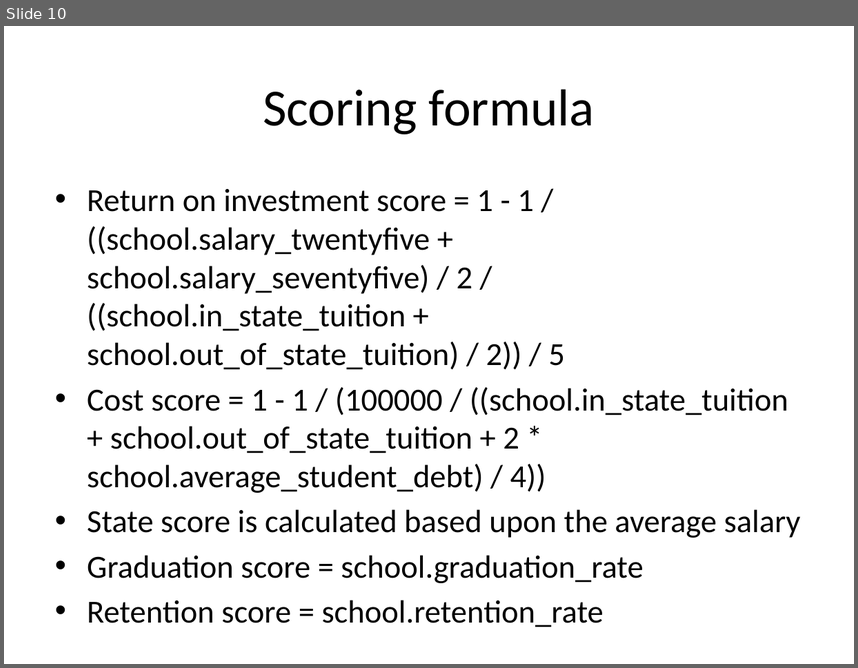
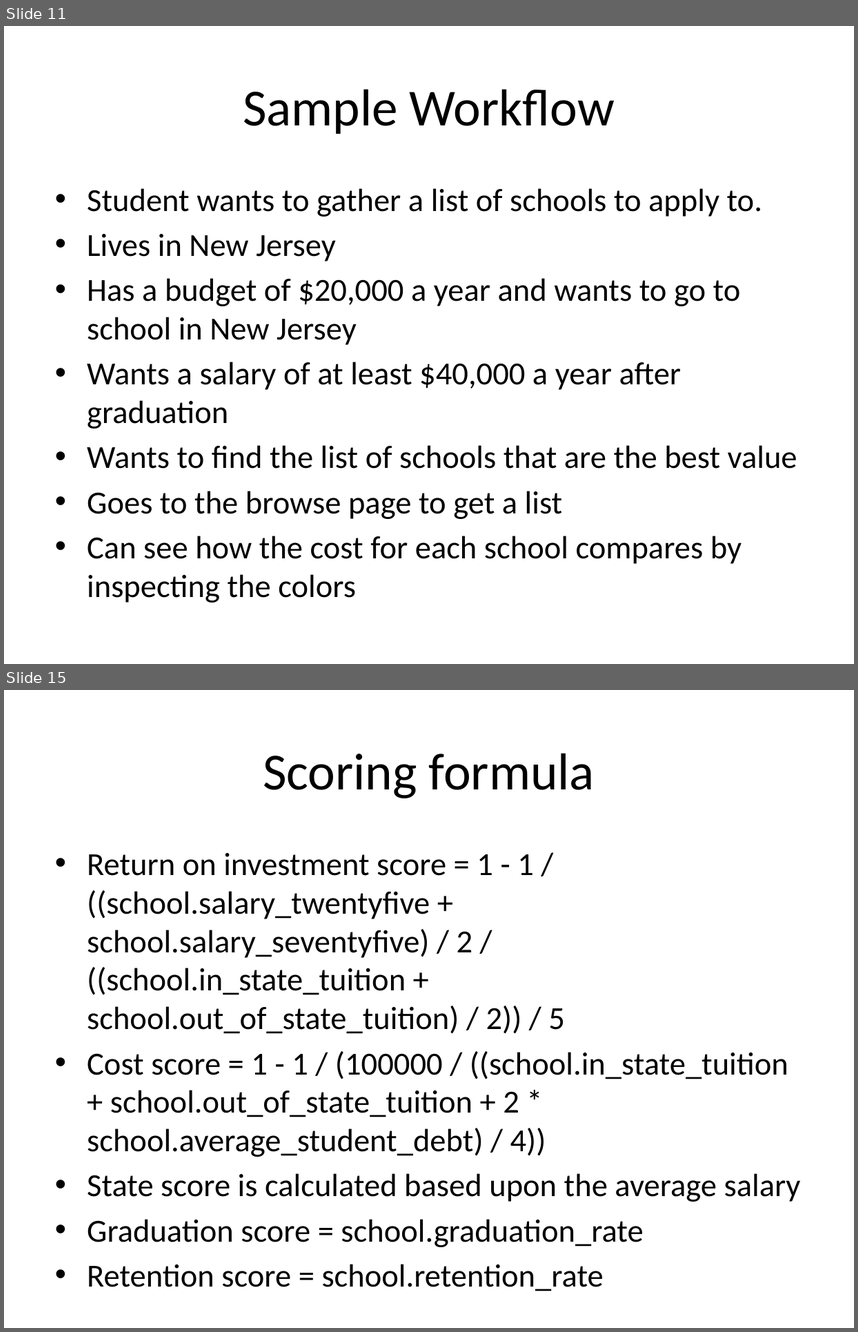
Before and after one commit to vince-xie/College-Costs, a slide deck: DatabasesProject.pptx. Shown one above the other, each under a label of ours: slide 10 before the commit, slides 11 and 15 after it; the slides between them are not shown. The pictures are 858x668 and 858x1332 pixels, drawn with LibreOffice and Linux fonts; fonts in the diff are those of the drawing. Boxes give left, top, right and bottom in pixels: in the first picture for what was removed or moved away, otherwise in the second. Text is boxed around its words. In the diff, an @@ line names an element or a change of style, - is before the commit and + after.

```diff
--- a/DatabasesProject.pptx
+++ b/DatabasesProject.pptx
@@ slide 11 added at bbox=[4, 26, 854, 664], background #FFFFFF @@
@@ title added at bbox=[243, 89, 615, 134], 44 pt, text #000000 @@
+Sample Workflow
@@ text added at bbox=[87, 188, 797, 602], 27.2 pt, text #000000 @@
+• Student wants to gather a list of schools to apply to.
+• Lives in New Jersey
+• Has a budget of $20,000 a year and wants to go to school in New Jersey
+• Wants a salary of at least $40,000 a year after graduation
+• Wants to find the list of schools that are the best value
+• Goes to the browse page to get a list
+• Can see how the cost for each school compares by inspecting the colors
@@ what was slide 10 is now slide 15 @@
```
Also in this commit, not shown: 5 slides changed, 4 other slides added, 3 other files.
